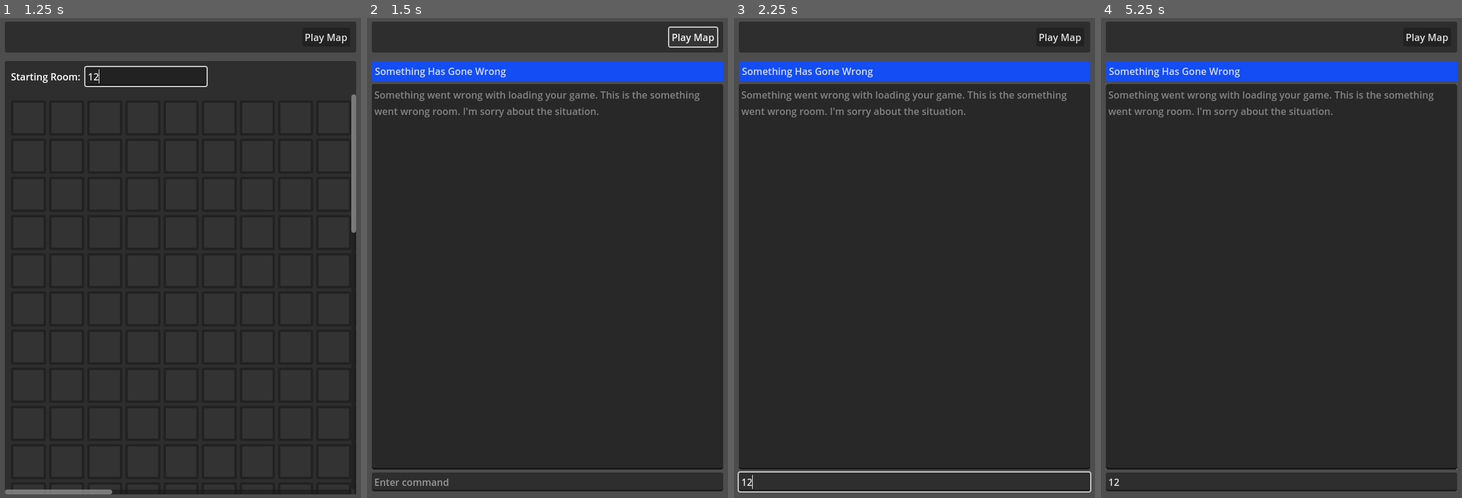
Above: before the commit, frames 1-4 (left to right).
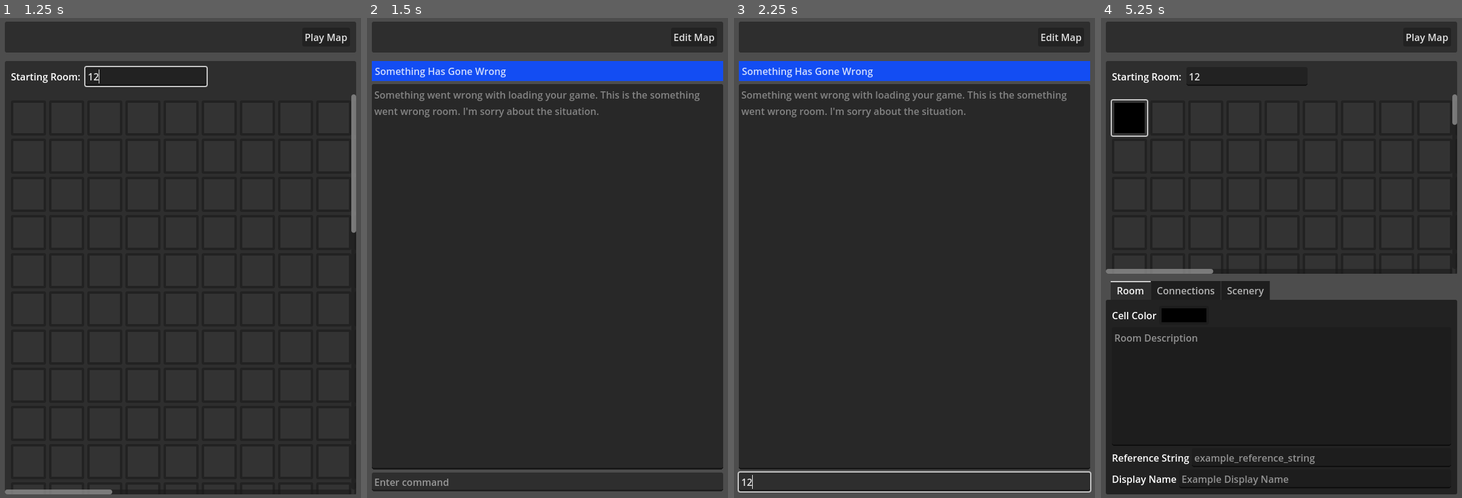
Above: after the commit, the same moments.

Repository: SashaMkrv/godot-4.2.1-text-adventure
Game: Godot game, scene res://NavigationOnly/Scenes/EditAndPlayMaps.tscn
Two runs of this game, one before a commit and one after it. Both use one fixed random seed, a clock stepped at 60 frames per second and the inputs below. This scene is started directly instead of the project's main scene.
Inputs (mouse positions are in pixels of both pictures, inside the frame that each line leads up to):
- Up to frame 1 (1.25 s): click (144, 75) at 0.52 s; type "12" at 0.6 s
- Up to frame 2 (1.5 s): click "Play Map" at 1.25 s
- Up to frame 3 (2.25 s): click (914, 483) at 2.02 s; type "12" at 2.1 s
- Up to frame 4 (5.25 s): click (1429, 37) at 2.75 s, where only the run after the commit has a clickable "Edit Map"; click "Play Map" at 3.5 s; click (1429, 37) at 4.25 s, where only the run after the commit has a clickable "Edit Map"; click (1129, 118) at 5.02 s

Frame 1 is identical in both runs. In frame 2, 0.2% of the frame differs, in the area x 83-98%, y 1-7%; in frame 3, 0.1%; in frame 4, 13%, in the area x 1-99%, y 8-100%.
Error in both runs: Invalid access to property or key '12' on a base object of type 'Dictionary'. (res://NavigationOnly/Scripts/MapPlayer.gd:136)

Commit message:
add switching back to edit mode

Diff:
--- a/NavigationOnly/Scenes/EditAndPlayMaps.tscn
+++ b/NavigationOnly/Scenes/EditAndPlayMaps.tscn
@@ -48,15 +48,17 @@
 text = "Editing"
 
 [node name="PlayButton" type="Button" parent="VBoxContainer/MarginContainer/HeaderContainer/MarginContainer/HBoxContainer"]
+unique_name_in_owner = true
 layout_mode = 2
 size_flags_horizontal = 10
 text = "Play Map"
 
-[node name="StopButton" type="Button" parent="VBoxContainer/MarginContainer/HeaderContainer/MarginContainer/HBoxContainer"]
+[node name="EditButton" type="Button" parent="VBoxContainer/MarginContainer/HeaderContainer/MarginContainer/HBoxContainer"]
+unique_name_in_owner = true
 visible = false
 layout_mode = 2
-disabled = true
-text = "Stop"
+size_flags_horizontal = 10
+text = "Edit Map"
 
 [node name="BodyMarginContainer" type="MarginContainer" parent="VBoxContainer"]
 layout_mode = 2
@@ -72,3 +74,4 @@
 layout_mode = 2
 
 [connection signal="pressed" from="VBoxContainer/MarginContainer/HeaderContainer/MarginContainer/HBoxContainer/PlayButton" to="." method="_on_play_button_pressed"]
+[connection signal="pressed" from="VBoxContainer/MarginContainer/HeaderContainer/MarginContainer/HBoxContainer/EditButton" to="." method="_on_edit_button_pressed"]
--- a/NavigationOnly/Scripts/EditAndPlayController.gd
+++ b/NavigationOnly/Scripts/EditAndPlayController.gd
@@ -4,6 +4,11 @@
 var editor: MapEditor = %MapEditor
 @onready
 var player: MapPlayer = %MapPlayer
+
+@onready
+var editButton: Button = %EditButton
+@onready
+var playButton: Button = %PlayButton
 
 enum States {
 	PLAYING,
@@ -24,12 +29,14 @@
 func transitionToPlay(mapToBuild: EditorGame) -> void:
 	match state:
 		States.EDITING:
-			disableAndHide(editor)
+			toggleEditItems(false)
 		States.PLAYING:
 			return
-	enableAndShow(player)
+
+	togglePlayItems(true)
+
 	print_debug("Building game data")
-	var gameData = GameData.CreateWithEditingData(mapToBuild)
+	var gameData := GameData.CreateWithEditingData(mapToBuild)
 	player.gameState = null
 	player.gameData = gameData
 	player.resetForCurrentGameInfo()
@@ -40,10 +47,10 @@
 		States.EDITING:
 			return
 		States.PLAYING:
-			disableAndHide(player)
-	enableAndShow(editor)
+			togglePlayItems(false)
+
+	toggleEditItems(true)
 	state = States.EDITING
-
 
 func disableAndHide(node: Node) -> void:
 	node.process_mode = Node.PROCESS_MODE_DISABLED
@@ -54,5 +61,21 @@
 	node.visible = true
 
 
+func toggleItems(nodes: Array[Node], visible: bool) -> void:
+	for node in nodes:
+		if visible:
+			enableAndShow(node)
+		else:
+			disableAndHide(node)
+
+func toggleEditItems(visible: bool) -> void:
+	toggleItems([playButton, editor], visible)
+
+func togglePlayItems(visible: bool) -> void:
+	toggleItems([editButton, player], visible)
+
 func _on_play_button_pressed() -> void:
 	playMap()
+
+func _on_edit_button_pressed() -> void:
+	editMap()
--- a/NavigationOnly/Scripts/MapContainer.gd
+++ b/NavigationOnly/Scripts/MapContainer.gd
@@ -53,21 +53,22 @@
 
 
 func setItems(newItems: PlacedItems) -> void:
-	print(newItems)
 	_visibleItems = newItems
 
 func _replaceGrid() -> void:
 	if not is_node_ready():
 		return
 	for child in _grid.get_children():
-		child.queue_free()
+		if child is MapItem:
+			child.mapCoordinatesClicked.disconnect(_map_item_clicked)
+			child.queue_free()
 	_grid.columns = _gridSize.x
 	var item: MapItem
 	for x in _gridSize.x:
 		for y in _gridSize.y:
 			item = mapItemScene.instantiate()
 			item.coordinates = Vector2i(x, y)
-			item.mapCoordinatesClicked.connect(_map_item_clicked)
+			var _err = item.mapCoordinatesClicked.connect(_map_item_clicked)
 			_grid.add_child(item)
 
 # TODO add dict for accessing items by name (way more fiddly handling)
--- a/NavigationOnly/Scripts/MapEditor.gd
+++ b/NavigationOnly/Scripts/MapEditor.gd
@@ -33,7 +33,6 @@
 func updateUiForCurrentGame() -> void:
 	if not is_node_ready():
 		return
-	print(_currentGame.placedItems)
 	itemMapEditor.setItems(_currentGame.placedItems)
 	startingRoomInput.text = _currentGame.startingRoomIdentifier
 
--- a/NavigationOnly/Scripts/MapItem.gd
+++ b/NavigationOnly/Scripts/MapItem.gd
@@ -32,8 +32,8 @@
 func connectSignalsToCurrentItem() -> void:
 	if item == null:
 		return
-	item.color_changed.connect(itemColorChanged)
-	item.unique_name_changed.connect(uniqueNameChanged)
+	var _err := item.color_changed.connect(itemColorChanged)
+	_err = item.unique_name_changed.connect(uniqueNameChanged)
 
 func _ready() -> void:
 	_updateColor()
--- a/NavigationOnly/Scripts/MapPlayer.gd
+++ b/NavigationOnly/Scripts/MapPlayer.gd
@@ -21,7 +21,7 @@
 			gameState.current_room_changed.disconnect(roomChanged)
 		gameState = value
 		if gameState != null:
-			var _err = gameState.current_room_changed.connect(roomChanged)
+			var _err := gameState.current_room_changed.connect(roomChanged)
 
 @export
 var gameData: GameData:
--- a/NavigationOnly/Scripts/Resources/PlacedItems.gd
+++ b/NavigationOnly/Scripts/Resources/PlacedItems.gd
@@ -38,6 +38,6 @@
 	if isSetAt(coordinates):
 		return getAt(coordinates)
 
-	var newItem = Item.EmptyItem()
+	var newItem := Item.EmptyItem()
 	setAt(coordinates, newItem)
 	return getAt(coordinates)
